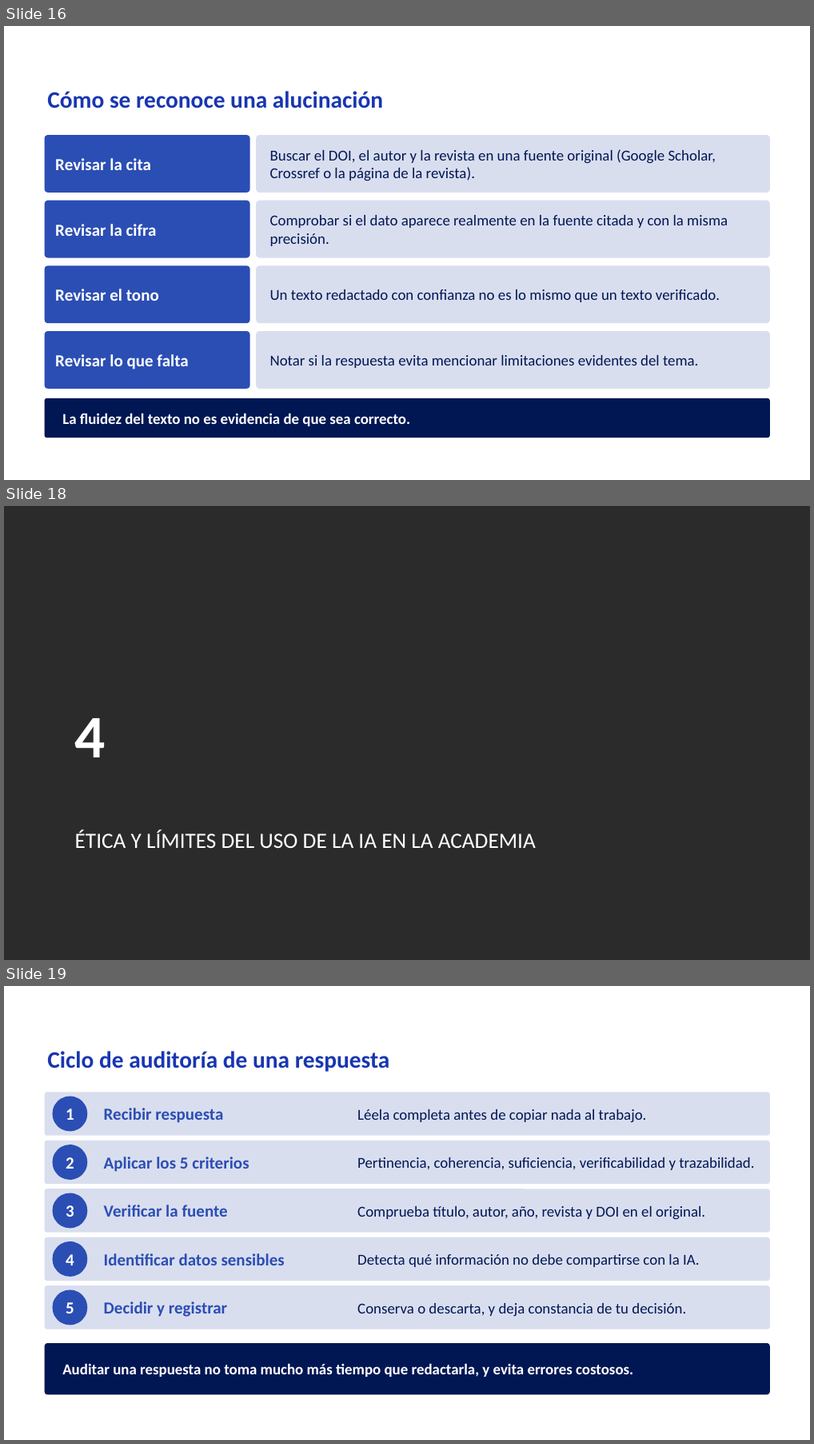
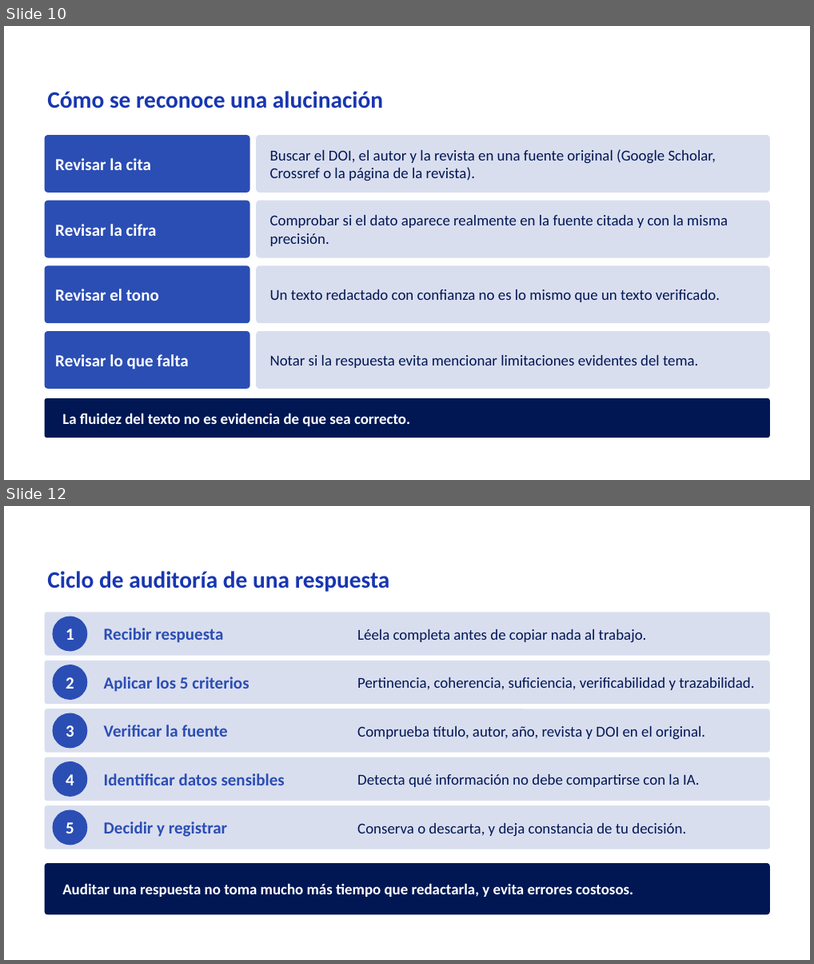
Before and after one commit to Rociosayan/analitica-empresarial-integrada, a slide deck: Sesion_03_mejorada.pptx. Shown one above the other, each under a label of ours: slides 16, 18 and 19 before the commit, slides 10 and 12 after it; the slides between them are not shown. The pictures are 814x1444 and 814x964 pixels, drawn with LibreOffice and Linux fonts; fonts in the diff are those of the drawing; background and template pictures are left out; a plain dark background stands for a picture behind light text. Boxes give left, top, right and bottom in pixels: in the first picture for what was removed or moved away, otherwise in the second. Text is boxed around its words. In the diff, an @@ line names an element or a change of style, - is before the commit and + after.

```diff
--- a/Sesion_03_mejorada.pptx
+++ b/Sesion_03_mejorada.pptx
@@ slide 18 removed at (4, 506, 810, 960), background picture (left out) @@
@@ text removed at (75, 718, 106, 757) @@
-4
@@ text removed at (75, 830, 536, 848) @@
-ÉTICA Y LÍMITES DEL USO DE LA IA EN LA ACADEMIA
@@ what was slide 16 is now slide 10 @@
@@ what was slide 19 is now slide 12 @@
```
Also in this commit, not shown: 2 slides changed, 1 slide added, 12 other slides removed.
